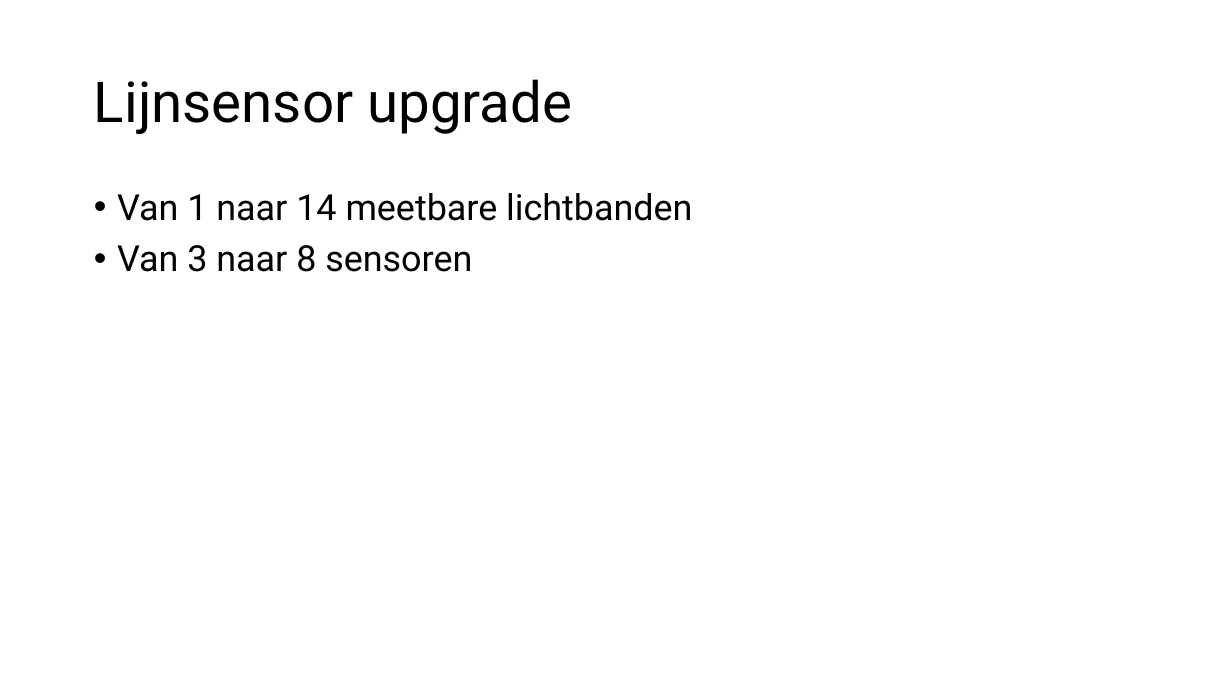
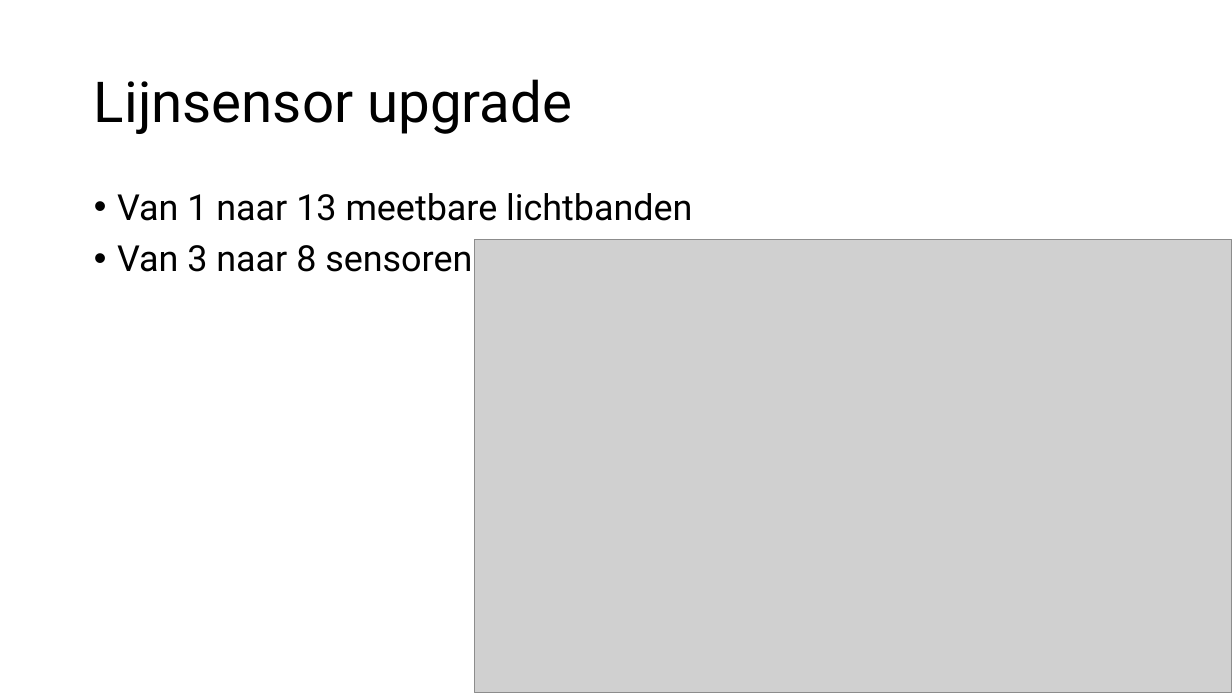
Before and after one commit to Stan-debakker/grap-6TWEA, a slide deck: slide 6 of school/eindpresentatie.pptx. Drawn at 1232x693 pixels with LibreOffice and Linux fonts; fonts in the diff are those of the drawing; grey boxes stand for pictures. Boxes give left, top, right and bottom in pixels: in the first picture for what was removed or moved away, otherwise in the second. Text is boxed around its words. In the diff, an @@ line names an element or a change of style, - is before the commit and + after.

```diff
--- a/school/eindpresentatie.pptx
+++ b/school/eindpresentatie.pptx
@@ text at (117,193,692,221): text changed @@
-• Van 1 naar 14 meetbare lichtbanden
+• Van 1 naar 13 meetbare lichtbanden
@@ picture added at (475,239,1232,693) @@
```
Also in this commit, not shown: 2 other slides changed, 2 slides added, 1 other file.
